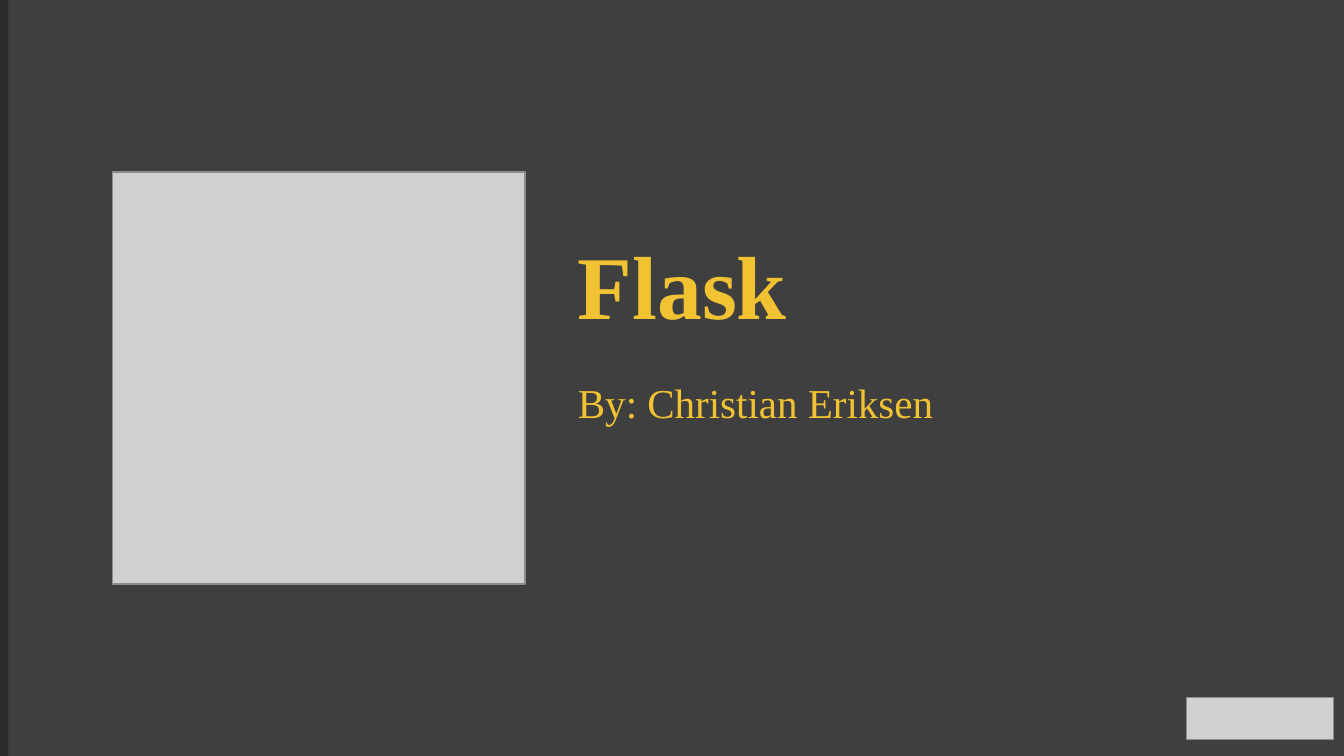
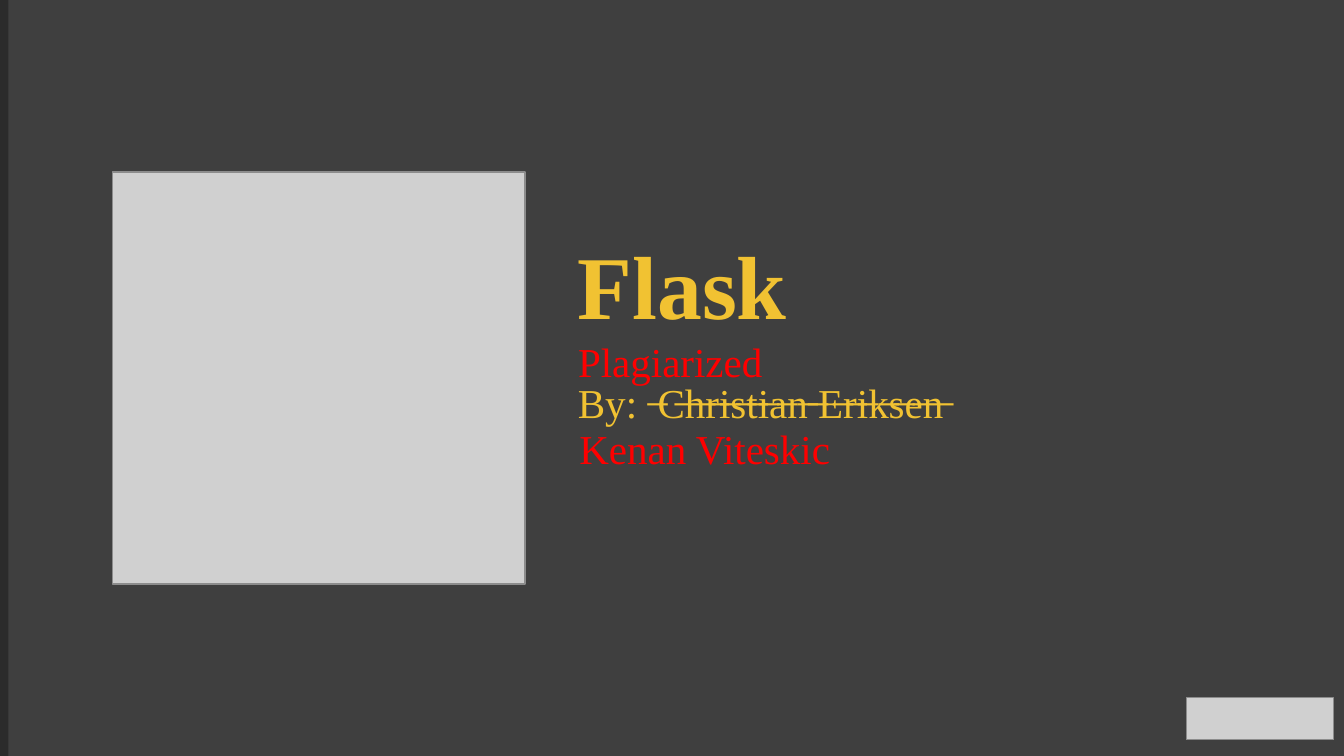
Before and after one commit to AmundJorgensen00/Practice-Flask-2.0, a slide deck: slide 1 of Introduction_to_Flask_EN.pptx. Drawn at 1344x756 pixels with LibreOffice and Linux fonts; fonts in the diff are those of the drawing; grey boxes stand for pictures; background and template pictures are left out; a plain dark background stands for a picture behind light text. Boxes give left, top, right and bottom in pixels: in the first picture for what was removed or moved away, otherwise in the second. Text is boxed around its words. In the diff, an @@ line names an element or a change of style, - is before the commit and + after.

```diff
--- a/Introduction_to_Flask_EN.pptx
+++ b/Introduction_to_Flask_EN.pptx
@@ text added at box(578, 348, 762, 385), 22 pt, text #FF0000 @@
+Plagiarized
@@ text at box(578, 389, 943, 426): text changed @@
-By: Christian Eriksen
+By: ̶C̶h̶r̶i̶s̶t̶i̶a̶n̶ ̶E̶r̶i̶k̶s̶e̶n̶
@@ text added at box(579, 435, 830, 465), 22 pt, text #FF0000 @@
+Kenan Viteskic
```
Also in this commit, not shown: 3 other slides changed.
